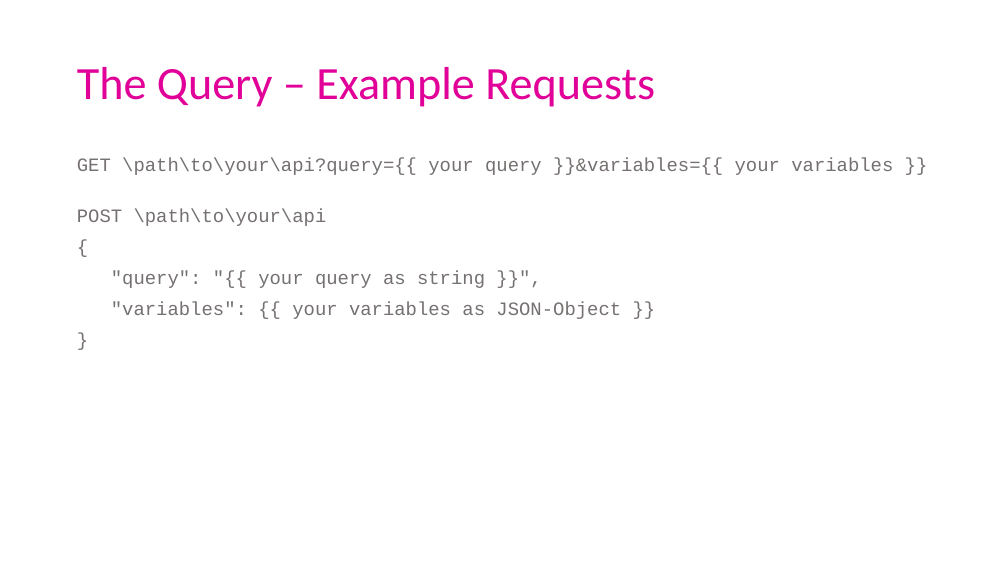
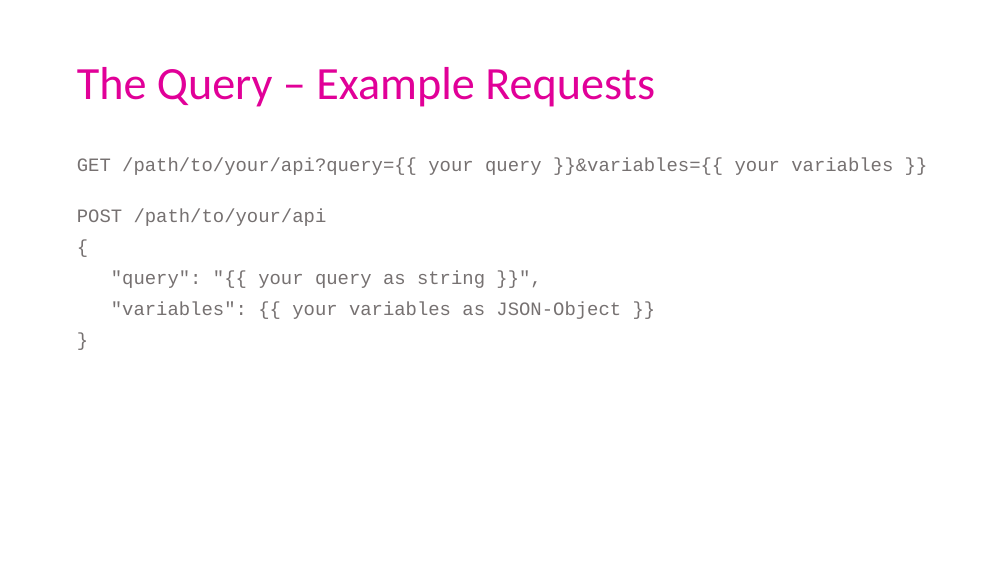
Before and after one commit to ArneSchulze/GraphQL, a slide deck: slide 18 of slides.pptx. Drawn at 1008x567 pixels with LibreOffice and Linux fonts; fonts in the diff are those of the drawing. Boxes give left, top, right and bottom in pixels: in the first picture for what was removed or moved away, otherwise in the second. Text is boxed around its words. In the diff, an @@ line names an element or a change of style, - is before the commit and + after.

```diff
--- a/slides.pptx
+++ b/slides.pptx
@@ text at [77, 157, 893, 226]: text changed @@
-GET \path\to\your\api?query={{ your query }}&variables={{ your variables }}
-POST \path\to\your\api
+GET /path/to/your/api?query={{ your query }}&variables={{ your variables }}
+POST /path/to/your/api
```
Also in this commit, not shown: 1 other slide changed.
